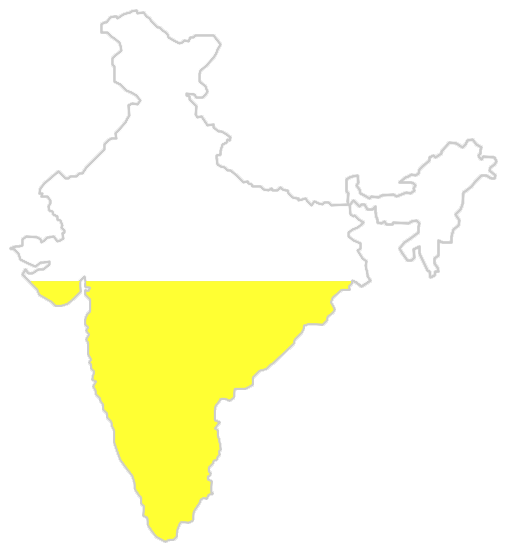
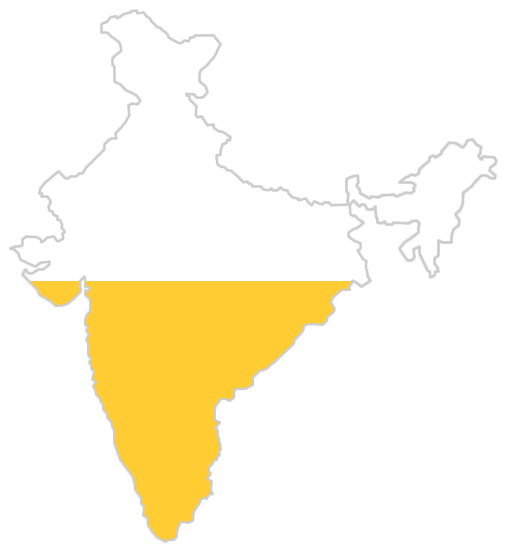
Comparing the layer stacks of the two 507×552 images. Changes:
painted on "Color Fill 1" over [31, 281, 351, 541]
